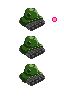
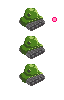
Layered file, before and after one edit (64px x 100px). Changes by layer:
pixels changed over [left=19, top=8, right=45, bottom=86] (layer not identified)
